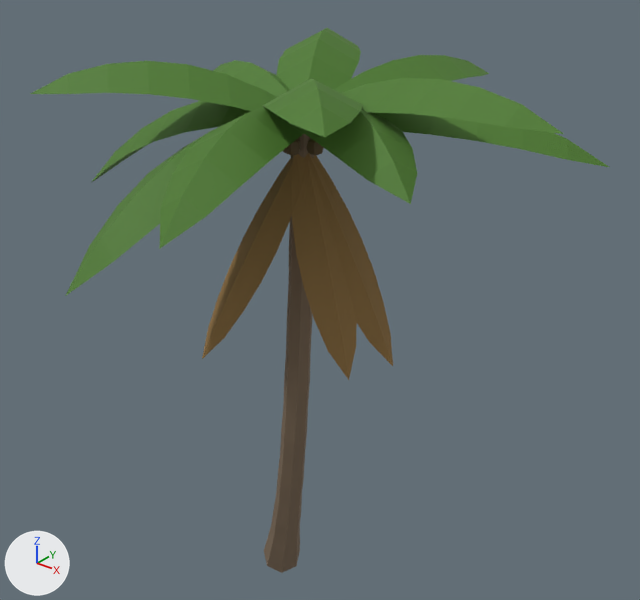
Before and after pictures for a commit that changed the glTF model godot/assets/models/plants/palm_c.glb.
Rendered twice from a 50 mm camera at (8.16, -9.12, 10.94) aimed at (1.5, -0.79, 5.78). The lights are fixed; the arrows at lower left show +X, +Y and +Z. The older version comes first. Vertices at exactly the same position are counted once.

The first picture shows 'Palm'.
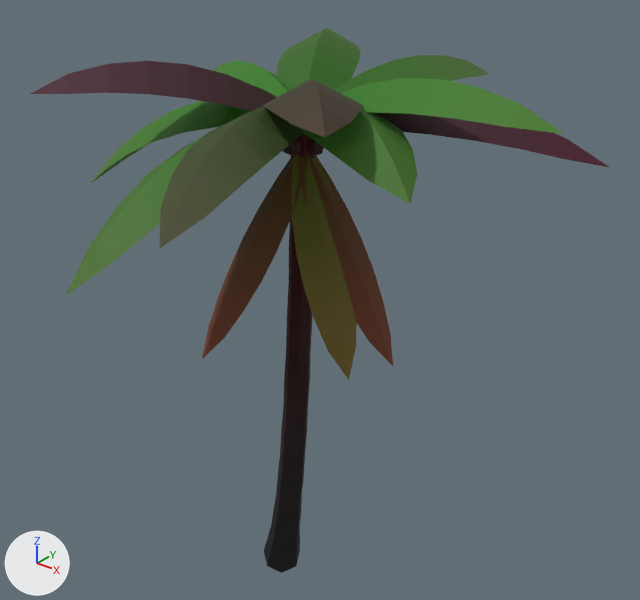
Boxes [x1, y1, x2, y2] around the edits, measured in the pictures (640 x 600 px):
'Palm', recoloured (darker)
    both: [31, 28, 609, 573]

The change, as a diff of the scene's bpy script:
```diff
--- a/godot/assets/models/plants/palm_c.glb.py
+++ b/godot/assets/models/plants/palm_c.glb.py
@@ mat_trunk @@
 n0 = _N.new('ShaderNodeBsdfPrincipled'); n0.name = 'Principled BSDF'
-n0.inputs[0].default_value = (0.205, 0.144, 0.0908, 1.0)  # 'Base Color', brown #7d6a55
 n0.inputs[2].default_value = 0.9  # 'Roughness'
 n1 = _N.new('ShaderNodeOutputMaterial'); n1.name = 'Material Output'
+n2 = _N.new('ShaderNodeMix'); n2.name = 'Mix'
+n2.data_type = 'RGBA'
+n2.blend_type = 'MULTIPLY'
+n2.inputs[0].default_value = 1.0  # 'Factor'
+n2.inputs[7].default_value = (0.205, 0.144, 0.0908, 1.0)  # 'B', brown #7d6a55
+n3 = _N.new('ShaderNodeVertexColor'); n3.name = 'Color Attribute'
 _L.new(n0.outputs[0], n1.inputs[0])  # 'BSDF' to 'Surface'
+_L.new(n2.outputs[2], n0.inputs[0])  # 'Result' to 'Base Color'
+_L.new(n3.outputs[0], n2.inputs[6])  # 'Color' to 'A'
@@ mat_frond @@
 n0 = _N.new('ShaderNodeBsdfPrincipled'); n0.name = 'Principled BSDF'
-n0.inputs[0].default_value = (0.0723, 0.195, 0.0232, 1.0)  # 'Base Color', dark green #4c7a2a
 n0.inputs[2].default_value = 0.7  # 'Roughness'
 n1 = _N.new('ShaderNodeOutputMaterial'); n1.name = 'Material Output'
+n2 = _N.new('ShaderNodeMix'); n2.name = 'Mix'
+n2.data_type = 'RGBA'
+n2.blend_type = 'MULTIPLY'
+n2.inputs[0].default_value = 1.0  # 'Factor'
+n2.inputs[7].default_value = (0.0723, 0.195, 0.0232, 1.0)  # 'B', dark green #4c7a2a
+n3 = _N.new('ShaderNodeVertexColor'); n3.name = 'Color Attribute'
 _L.new(n0.outputs[0], n1.inputs[0])  # 'BSDF' to 'Surface'
+_L.new(n2.outputs[2], n0.inputs[0])  # 'Result' to 'Base Color'
+_L.new(n3.outputs[0], n2.inputs[6])  # 'Color' to 'A'
@@ mat_fronddry @@
 n0 = _N.new('ShaderNodeBsdfPrincipled'); n0.name = 'Principled BSDF'
-n0.inputs[0].default_value = (0.266, 0.156, 0.0482, 1.0)  # 'Base Color', brown #8d6e3e
 n0.inputs[2].default_value = 0.85  # 'Roughness'
 n1 = _N.new('ShaderNodeOutputMaterial'); n1.name = 'Material Output'
+n2 = _N.new('ShaderNodeMix'); n2.name = 'Mix'
+n2.data_type = 'RGBA'
+n2.blend_type = 'MULTIPLY'
+n2.inputs[0].default_value = 1.0  # 'Factor'
+n2.inputs[7].default_value = (0.266, 0.156, 0.0482, 1.0)  # 'B', brown #8d6e3e
+n3 = _N.new('ShaderNodeVertexColor'); n3.name = 'Color Attribute'
 _L.new(n0.outputs[0], n1.inputs[0])  # 'BSDF' to 'Surface'
+_L.new(n2.outputs[2], n0.inputs[0])  # 'Result' to 'Base Color'
+_L.new(n3.outputs[0], n2.inputs[6])  # 'Color' to 'A'
@@ mat_coconut @@
 n0 = _N.new('ShaderNodeBsdfPrincipled'); n0.name = 'Principled BSDF'
-n0.inputs[0].default_value = (0.105, 0.0685, 0.0242, 1.0)  # 'Base Color', brown #5b4a2b
 n0.inputs[2].default_value = 0.7  # 'Roughness'
 n1 = _N.new('ShaderNodeOutputMaterial'); n1.name = 'Material Output'
+n2 = _N.new('ShaderNodeMix'); n2.name = 'Mix'
+n2.data_type = 'RGBA'
+n2.blend_type = 'MULTIPLY'
+n2.inputs[0].default_value = 1.0  # 'Factor'
+n2.inputs[7].default_value = (0.105, 0.0685, 0.0242, 1.0)  # 'B', brown #5b4a2b
+n3 = _N.new('ShaderNodeVertexColor'); n3.name = 'Color Attribute'
 _L.new(n0.outputs[0], n1.inputs[0])  # 'BSDF' to 'Surface'
+_L.new(n2.outputs[2], n0.inputs[0])  # 'Result' to 'Base Color'
+_L.new(n3.outputs[0], n2.inputs[6])  # 'Color' to 'A'
@@ me_palm @@
 me_palm.from_pydata(...)  # 520 vertices, 1012 faces; spans x -1.07..4.99, y -4.41..1.98, z -0.14..9.13
 # used by ob_palm; location = (0.0, 0.0, 0.0)
+# me_palm part 1: vertex colours changed
 me_palm.materials.append(mat_trunk)
```
